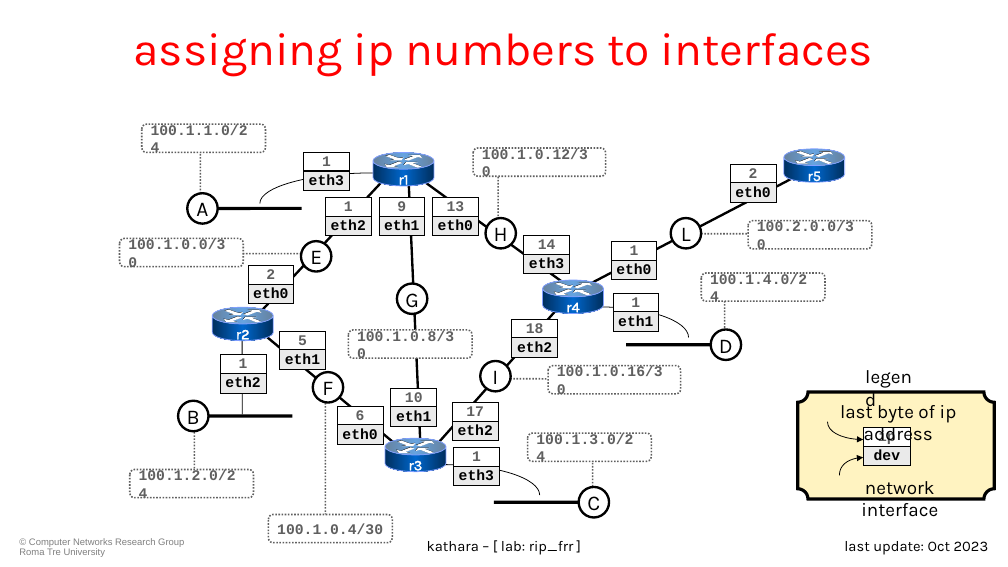
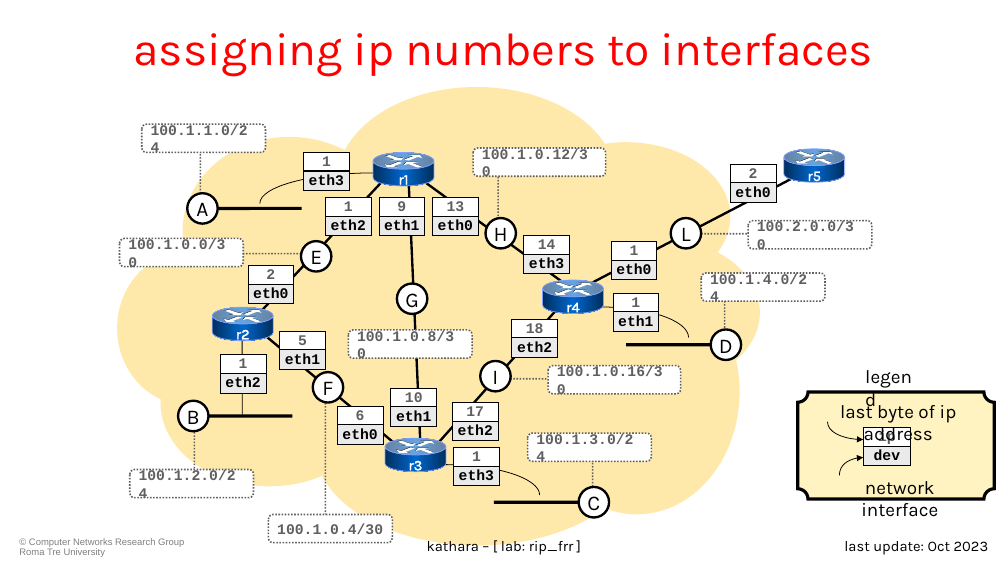
Before and after one commit to KatharaFramework/Kathara-Labs, a slide deck: slide 8 of main-labs/intradomain-routing/frr/rip/009-kathara-lab_rip.pptx (slide 9 before the commit). Drawn at 1008x567 pixels with LibreOffice and Linux fonts; fonts in the diff are those of the drawing; background and template pictures are left out. Boxes give left, top, right and bottom in pixels: in the first picture for what was removed or moved away, otherwise in the second. Text is boxed around its words. In the diff, an @@ line names an element or a change of style, - is before the commit and + after.

Commit message:
Update RIP slides

```diff
--- a/main-labs/intradomain-routing/frr/rip/009-kathara-lab_rip.pptx
+++ b/main-labs/intradomain-routing/frr/rip/009-kathara-lab_rip.pptx
@@ group added at (117, 87, 760, 546): 9 ellipses @@
```
Also in this commit, not shown: 1 other slide changed, 1 other file.
